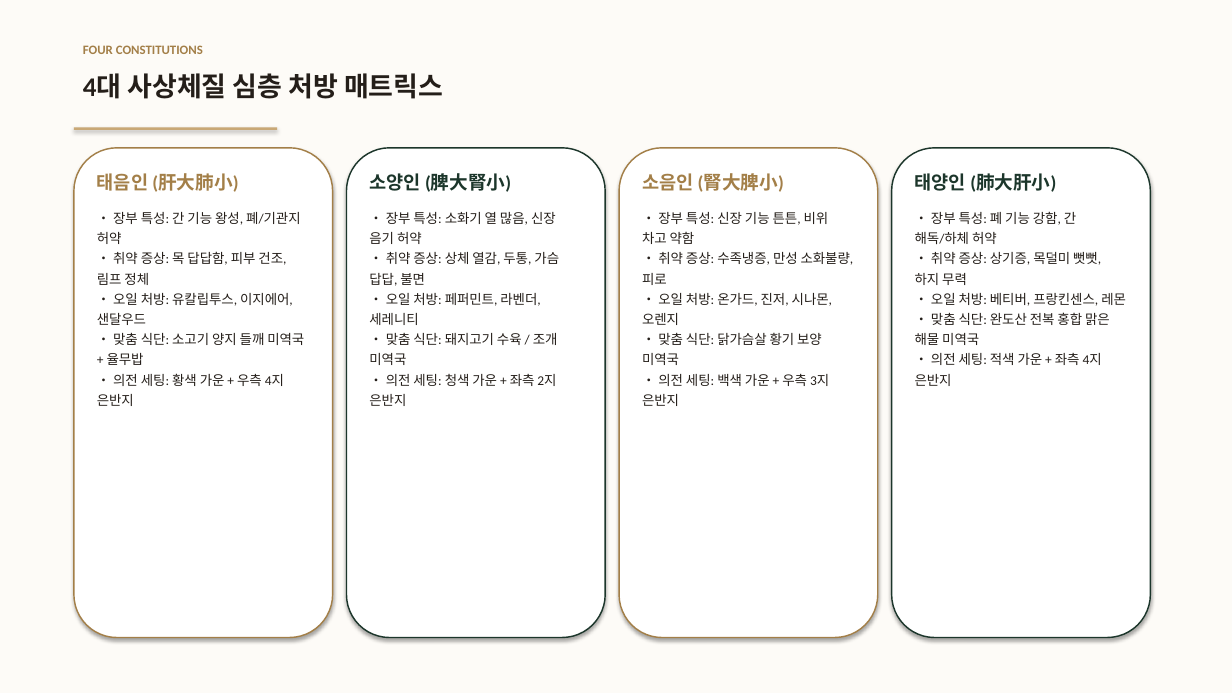
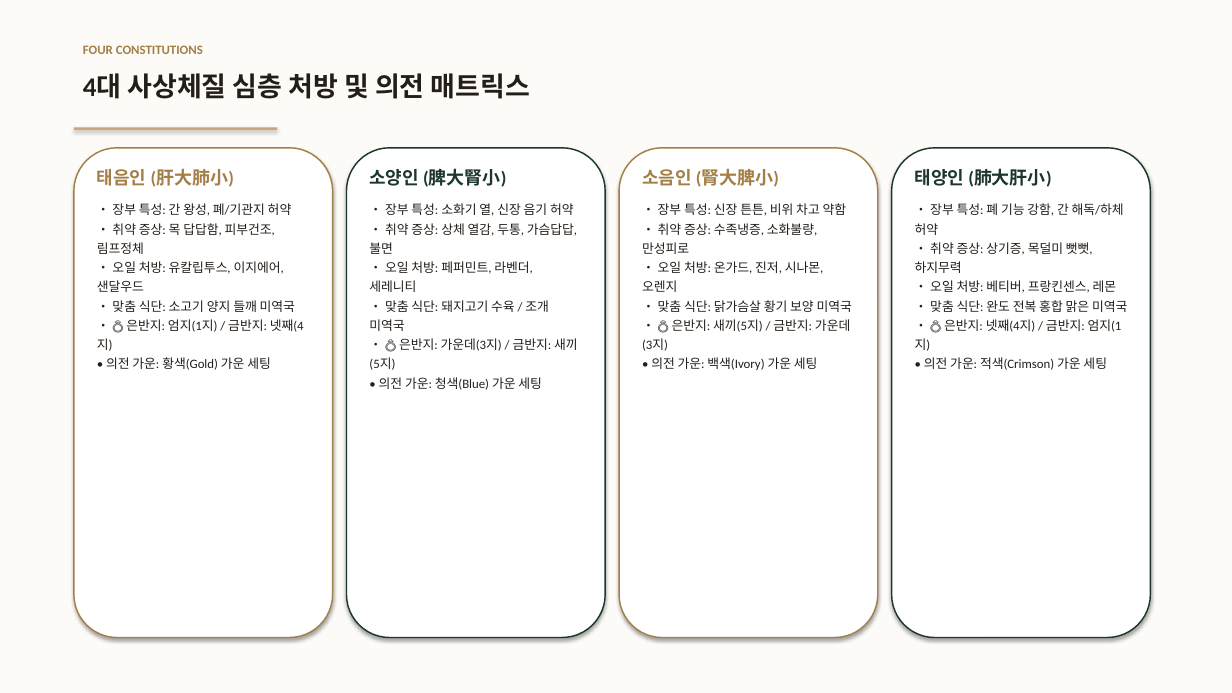
Before and after one commit to ryujean77/ryujean-slides, a slide deck: slide 8 of sasang-spa/사상체질_프리미엄_스파_프로젝트_제안서_발표자료.pptx. Drawn at 1232x693 pixels with LibreOffice and Linux fonts; fonts in the diff are those of the drawing. Boxes give left, top, right and bottom in pixels: in the first picture for what was removed or moved away, otherwise in the second. Text is boxed around its words. In the diff, an @@ line names an element or a change of style, - is before the commit and + after.

Commit message:
fix: 체질별 은반지 및 금반지 착용 부위 의전 매뉴얼 정확한 기준 반영

```diff
--- a/sasang-spa/사상체질_프리미엄_스파_프로젝트_제안서_발표자료.pptx
+++ b/sasang-spa/사상체질_프리미엄_스파_프로젝트_제안서_발표자료.pptx
@@ text at bbox=[83, 73, 530, 99]: text changed @@
-4대 사상체질 심층 처방 매트릭스
+4대 사상체질 심층 처방 및 의전 매트릭스
@@ text at bbox=[97, 169, 234, 187]: size 14.5 to 14 pt in "태음인 (肝大肺小)"; less space between paragraphs @@
@@ text at bbox=[369, 169, 506, 187]: size 14.5 to 14 pt in "소양인 (脾大腎小)"; less space between paragraphs @@
@@ text at bbox=[642, 169, 779, 187]: size 14.5 to 14 pt in "소음인 (腎大脾小)"; less space between paragraphs @@
@@ text at bbox=[915, 169, 1051, 187]: size 14.5 to 14 pt in "태양인 (肺大肝小)"; less space between paragraphs @@
@@ text at bbox=[97, 203, 304, 370]: text changed; size 10.5 to 10 pt @@
-• 장부 특성: 간 기능 왕성, 폐/기관지 허약
-• 취약 증상: 목 답답함, 피부 건조, 림프 정체
-• 오일 처방: 유칼립투스, 이지에어, 샌달우드
-• 맞춤 식단: 소고기 양지 들깨 미역국 + 율무밥
-• 의전 세팅: 황색 가운 + 우측 4지 은반지
+• 장부 특성: 간 왕성, 폐/기관지 허약
+• 취약 증상: 목 답답함, 피부건조, 림프정체
+• 오일 처방: 유칼립투스, 이지에어, 샌달우드
+• 맞춤 식단: 소고기 양지 들깨 미역국
+• 💍 은반지: 엄지(1지) / 금반지: 넷째(4지)
+• 의전 가운: 황색(Gold) 가운 세팅
@@ text at bbox=[369, 203, 578, 390]: text changed; size 10.5 to 10 pt @@
-• 장부 특성: 소화기 열 많음, 신장 음기 허약
-• 취약 증상: 상체 열감, 두통, 가슴 답답, 불면
-• 오일 처방: 페퍼민트, 라벤더, 세레니티
-• 맞춤 식단: 돼지고기 수육 / 조개 미역국
-• 의전 세팅: 청색 가운 + 좌측 2지 은반지
+• 장부 특성: 소화기 열, 신장 음기 허약
+• 취약 증상: 상체 열감, 두통, 가슴답답, 불면
+• 오일 처방: 페퍼민트, 라벤더, 세레니티
+• 맞춤 식단: 돼지고기 수육 / 조개 미역국
+• 💍 은반지: 가운데(3지) / 금반지: 새끼(5지)
+• 의전 가운: 청색(Blue) 가운 세팅
@@ text at bbox=[642, 203, 852, 370]: text changed; size 10.5 to 10 pt @@
-• 장부 특성: 신장 기능 튼튼, 비위 차고 약함
-• 취약 증상: 수족냉증, 만성 소화불량, 피로
-• 오일 처방: 온가드, 진저, 시나몬, 오렌지
-• 맞춤 식단: 닭가슴살 황기 보양 미역국
-• 의전 세팅: 백색 가운 + 우측 3지 은반지
+• 장부 특성: 신장 튼튼, 비위 차고 약함
+• 취약 증상: 수족냉증, 소화불량, 만성피로
+• 오일 처방: 온가드, 진저, 시나몬, 오렌지
+• 맞춤 식단: 닭가슴살 황기 보양 미역국
+• 💍 은반지: 새끼(5지) / 금반지: 가운데(3지)
+• 의전 가운: 백색(Ivory) 가운 세팅
@@ text at bbox=[915, 203, 1127, 370]: text changed; size 10.5 to 10 pt @@
-• 장부 특성: 폐 기능 강함, 간 해독/하체 허약
-• 취약 증상: 상기증, 목덜미 뻣뻣, 하지 무력
-• 오일 처방: 베티버, 프랑킨센스, 레몬
-• 맞춤 식단: 완도산 전복 홍합 맑은 해물 미역국
-• 의전 세팅: 적색 가운 + 좌측 4지 은반지
+• 장부 특성: 폐 기능 강함, 간 해독/하체 허약
+• 취약 증상: 상기증, 목덜미 뻣뻣, 하지무력
+• 오일 처방: 베티버, 프랑킨센스, 레몬
+• 맞춤 식단: 완도 전복 홍합 맑은 미역국
+• 💍 은반지: 넷째(4지) / 금반지: 엄지(1지)
+• 의전 가운: 적색(Crimson) 가운 세팅
```
Also in this commit, not shown: 4 other slides changed, 4 other files.
